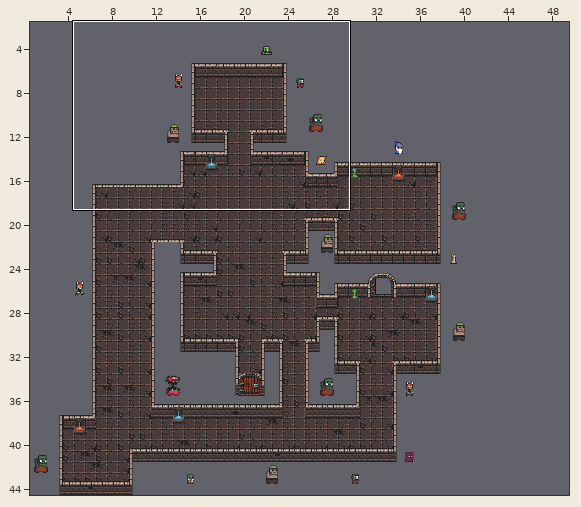
Tiled map: images/qwerty_game_1.tmx. The first picture is a wide view before the edit; the outline marks the close-up.
Close-up. Before the edit:
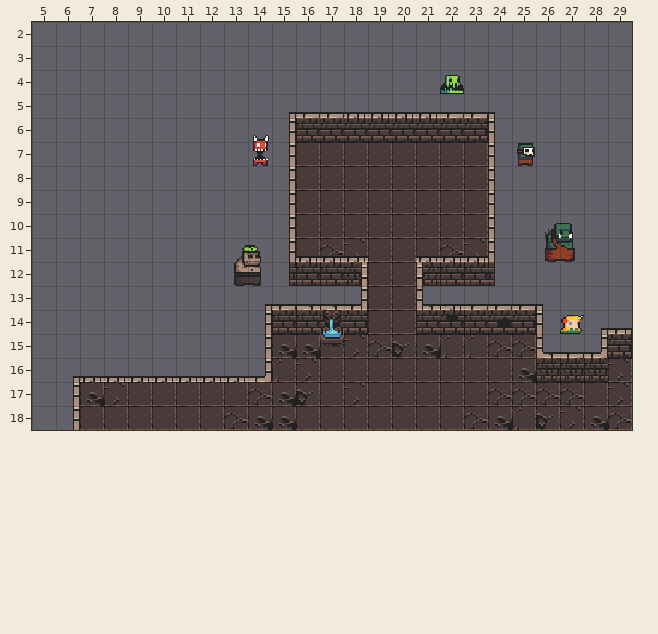
Cells are 16x16 px. Shown: x 5..29, y 2..18. The commit also changed other parts of the map, which this record leaves out.
The same view after the edit:
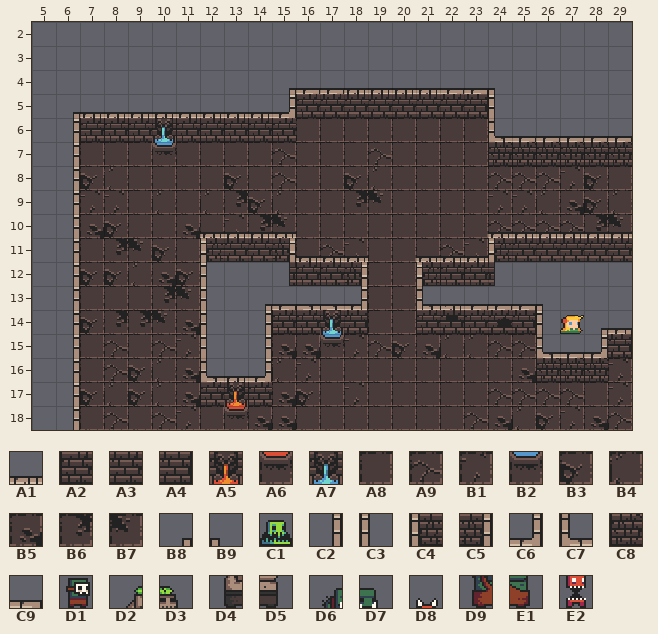
Key: from "Dungeon": A1 2, A2 33, A3 34, A4 35, A5 36, A6 68, A7 100, A8 129, A9 130, B1 131, B2 132, B3 161, B4 162, B5 163, B6 193, B7 194, B8 224, B9 225, C1 251, C2 256, C3 257, C4 258, C5 259, C6 260, C7 261, C8 322, C9 324, D1 378, D2 545, D3 546, D4 577, D5 578, D6 641, D7 642, D8 666, D9 673, E1 674, E2 698.
__ is an empty cell, .. an unchanged one.
The edit:
--- layer "play"
@@ x 7..29 @@
- 6 .. .. .. .. .. .. .. .. .. __ __ __ __ __ __ __ __ .. .. .. .. .. ..
- 7 __ __ __ __ __ __ __ __ __ .. .. .. A8 .. .. .. .. .. .. .. .. .. ..
- 8 __ __ __ __ __ __ __ __ __ .. .. A8 A8 .. .. .. .. __ __ __ __ __ __
- 9 __ __ __ __ __ __ __ __ __ .. .. A8 A8 .. .. .. .. __ __ __ __ __ __
-10 __ __ __ __ __ __ __ __ __ .. .. .. .. .. .. .. .. __ __ __ __ __ __
-11 __ __ __ __ __ .. .. .. .. .. .. .. .. .. .. .. .. .. .. .. .. .. ..
-12 __ __ __ __ __ .. .. .. .. .. .. .. .. .. .. .. .. .. .. .. .. .. ..
-13 __ __ __ __ __ .. .. .. .. .. .. .. .. .. .. .. .. .. .. .. .. .. ..
-14 __ __ __ __ __ .. .. .. .. .. .. .. .. .. .. .. .. .. .. .. .. .. ..
-15 __ __ __ __ __ .. .. .. .. .. .. .. .. .. .. .. .. .. .. .. .. .. ..
-16 __ __ __ __ __ .. .. .. .. .. .. .. .. .. .. .. .. .. .. .. .. .. ..
-17 B5 B1 A8 A8 A8 .. .. .. .. .. .. .. .. .. .. .. .. .. .. .. .. .. ..
-18 .. A8 .. A8 A8 .. A9 .. .. .. .. .. .. .. .. .. .. .. .. .. .. .. ..
+ 6 .. .. .. .. .. .. .. .. .. A8 A8 A8 A8 A8 A8 A8 A8 .. .. .. .. .. ..
+ 7 A8 A8 A8 B2 A8 A8 A8 A8 A9 .. .. .. A9 .. .. .. .. .. .. .. .. .. ..
+ 8 B3 B4 A8 A8 A8 A8 B3 A8 A9 .. .. B3 B4 .. .. .. .. A9 A9 A9 B1 B3 A8
+ 9 B1 B1 A8 B4 A8 B4 B6 B3 B4 .. .. B6 B7 .. .. .. .. B1 B1 B4 B5 B3 B4
+10 B5 B3 A8 A8 B5 A8 B1 B6 B7 .. .. .. .. .. .. .. .. A9 A9 A9 A9 B6 B7
+11 A8 B6 B7 B3 A8 .. .. .. .. .. .. .. .. .. .. .. .. .. .. .. .. .. ..
+12 B3 B3 B4 B5 B3 .. .. .. .. .. .. .. .. .. .. .. .. .. .. .. .. .. ..
+13 A8 A8 A8 B6 B7 .. .. .. .. .. .. .. .. .. .. .. .. .. .. .. .. .. ..
+14 B3 B6 B6 B7 B5 .. .. .. .. .. .. .. .. .. .. .. .. .. .. .. .. .. ..
+15 A8 A9 A8 A9 B1 .. .. .. .. .. .. .. .. .. .. .. .. .. .. .. .. .. ..
+16 A8 A9 B3 B4 B5 .. .. .. .. .. .. .. .. .. .. .. .. .. .. .. .. .. ..
+17 B3 B4 B3 B4 B5 .. .. .. .. .. .. .. .. .. .. .. .. .. .. .. .. .. ..
+18 .. A9 .. A9 B1 .. A6 .. .. .. .. .. .. .. .. .. .. .. .. .. .. .. ..
--- layer "walls"
@@ x 6..29 @@
- 4 .. .. .. .. .. .. .. .. .. __ __ __ __ __ __ __ __ __ __ .. .. .. .. ..
- 5 __ __ __ __ __ __ __ __ __ B8 C9 C9 A1 A1 A1 A1 C9 C9 B9 .. .. .. .. ..
- 6 __ __ __ __ __ __ __ __ __ C2 A2 A3 A3 A3 A3 A3 A3 A4 C3 __ __ __ __ __
- 7 __ .. .. .. .. .. .. .. .. C2 .. .. .. .. .. .. .. .. C3 __ __ __ __ __
- 8 __ .. .. .. .. .. .. .. .. C2 .. .. .. .. .. .. .. .. C3 .. .. .. .. ..
- 9 __ .. .. .. .. .. .. .. .. C2 .. .. .. .. .. .. .. .. C3 .. .. .. .. ..
-10 __ .. .. .. .. .. __ __ __ C2 .. .. .. .. .. .. .. .. C3 __ __ __ __ __
-11 __ .. .. .. .. .. __ __ __ C2 .. .. .. .. .. .. .. .. C3 __ __ __ __ __
-12 __ .. .. .. .. .. __ .. .. .. .. .. .. .. .. .. .. .. .. .. .. .. .. ..
-13 __ .. .. .. .. .. __ .. .. .. .. .. .. .. .. .. .. .. .. .. .. .. .. ..
-14 __ .. .. .. .. .. __ .. .. .. .. .. .. .. .. .. .. .. .. .. .. .. .. ..
-15 __ .. .. .. .. .. __ .. .. .. .. .. .. .. .. .. .. .. .. .. .. .. .. ..
-16 B8 A1 A1 A1 A1 A1 A1 .. .. .. .. .. .. .. .. .. .. .. .. .. .. .. .. ..
-17 .. .. .. .. .. .. __ __ __ .. .. .. .. .. .. .. .. .. .. .. .. .. .. ..
+ 4 .. .. .. .. .. .. .. .. .. B8 C9 C9 A1 A1 A1 A1 C9 C9 B9 .. .. .. .. ..
+ 5 B8 A1 A1 A1 A1 A1 A1 A1 A1 C6 A2 A3 A3 A3 A3 A3 A3 A4 C3 .. .. .. .. ..
+ 6 C2 A2 A2 A2 A7 A2 A2 A2 A2 A2 __ __ __ __ __ __ __ __ C7 C9 C9 C9 C9 C9
+ 7 C2 .. .. .. .. .. .. .. .. __ .. .. .. .. .. .. .. .. C8 C8 C8 C8 C8 C8
+ 8 C2 .. .. .. .. .. .. .. .. __ .. .. .. .. .. .. .. .. __ .. .. .. .. ..
+ 9 C2 .. .. .. .. .. .. .. .. __ .. .. .. .. .. .. .. .. __ .. .. .. .. ..
+10 C2 .. .. .. .. .. A1 A1 A1 A1 .. .. .. .. .. .. .. .. A1 A1 A1 A1 A1 A1
+11 C2 .. .. .. .. .. C4 A3 A3 C5 .. .. .. .. .. .. .. .. C4 A3 A3 A3 A3 A3
+12 C2 .. .. .. .. .. C3 .. .. .. .. .. .. .. .. .. .. .. .. .. .. .. .. ..
+13 C2 .. .. .. .. .. C3 .. .. .. .. .. .. .. .. .. .. .. .. .. .. .. .. ..
+14 C2 .. .. .. .. .. C3 .. .. .. .. .. .. .. .. .. .. .. .. .. .. .. .. ..
+15 C2 .. .. .. .. .. C3 .. .. .. .. .. .. .. .. .. .. .. .. .. .. .. .. ..
+16 C2 __ __ __ __ __ C7 .. .. .. .. .. .. .. .. .. .. .. .. .. .. .. .. ..
+17 .. .. .. .. .. .. A2 A5 A2 .. .. .. .. .. .. .. .. .. .. .. .. .. .. ..
--- layer "background people"
@@ x 22..22 @@
- 4 C1
+ 4 __
@@ x 14..25 @@
- 6 D8 .. .. .. .. .. .. .. .. .. .. ..
- 7 E2 .. .. .. .. .. .. .. .. .. .. D1
+ 6 __ .. .. .. .. .. .. .. .. .. .. ..
+ 7 __ .. .. .. .. .. .. .. .. .. .. __
@@ x 13..27 @@
-10 .. .. .. .. .. .. .. .. .. .. .. .. .. D6 D7
-11 D2 D3 .. .. .. .. .. .. .. .. .. .. .. D9 E1
-12 D4 D5 .. .. .. .. .. .. .. .. .. .. .. .. ..
+10 .. .. .. .. .. .. .. .. .. .. .. .. .. __ __
+11 __ __ .. .. .. .. .. .. .. .. .. .. .. __ __
+12 __ __ .. .. .. .. .. .. .. .. .. .. .. .. ..
